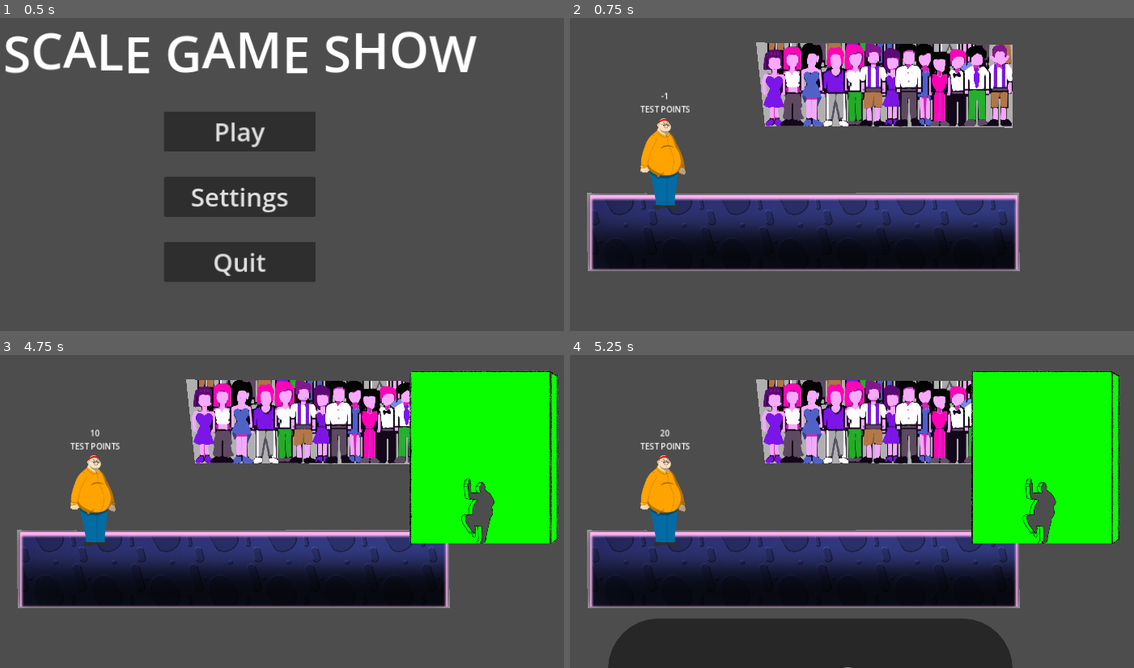
Above: before the commit, frames 1-4 (two rows, left to right).
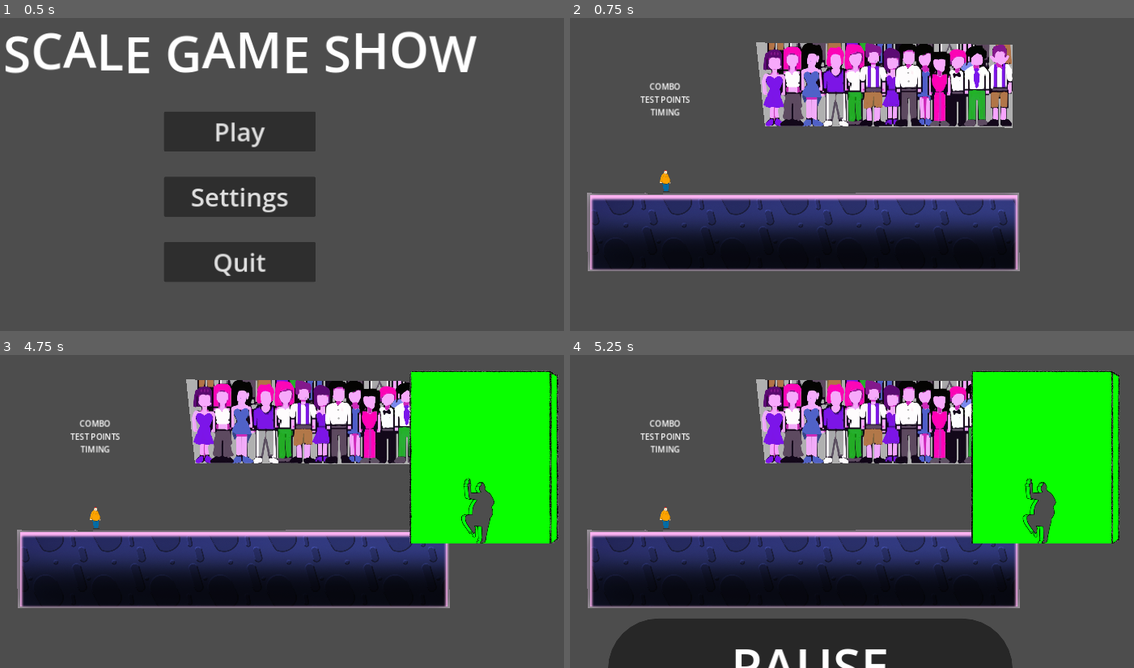
Above: after the commit, the same moments.

Repository: onegm/Scale-Game-Show
Game: Godot game, scene res://UI/main_menu/menu_screen.tscn
The game is run twice, just before and just after one commit, with the same random seed, the same clock (stepped at 60 frames per second) and the same inputs.
Inputs:
- Up to frame 1 (0.5 s): no input
- Up to frame 2 (0.75 s): click "Play" at 0.5 s
- Up to frame 3 (4.75 s): tap Enter at 1.25 s; hold Right (pose_right) 1.28-2.03 s; tap A (look_left) at 1.35, 2.3, 2.85, 3.8, 4.35 s; tap D (look_right) at 1.55, 2.1, 3.05, 3.6, 4.55 s; hold Down (pose_down) 2.03-2.78 s; hold Right (pose_right) 2.78-3.53 s; hold Up (pose_up) 3.53-4.28 s; hold Left (pose_left) from 4.28 s (still down)
- Up to frame 4 (5.25 s): keep holding Left (pose_left); tap Escape (pause_game) at 4.9 s; tap D (look_right) at 5.1 s

Frame 1 is identical in both runs. In frame 2, 1.7% of the frame differs, in the area x 12-22%, y 20-62%; in frame 3, 1.8%; in frame 4, 2.5%, in the area x 12-57%, y 20-100%.

Commit message:
Now use postureDTO on player script

Diff:
--- a/UI/pause_menu/pause_menu.gd
+++ b/UI/pause_menu/pause_menu.gd
@@ -21,3 +21,7 @@
 func _on_close_btn_pressed() -> void:
 	get_tree().paused = false
 	move_down()
+
+func _on_exit_btn_pressed() -> void:
+	get_tree().paused = false
+	get_tree().call_deferred("change_scene_to_file", "res://UI/main_menu/menu_screen.tscn")
--- a/UI/pause_menu/pause_menu.tscn
+++ b/UI/pause_menu/pause_menu.tscn
@@ -40,7 +40,7 @@
 anchor_bottom = 1.0
 grow_horizontal = 2
 grow_vertical = 2
-theme_override_constants/separation = 40
+theme_override_constants/separation = 25
 alignment = 1
 
 [node name="PauseLabel" type="Label" parent="CenterContainer/Panel/VBoxContainer"]
@@ -50,6 +50,14 @@
 horizontal_alignment = 1
 vertical_alignment = 1
 
+[node name="CloseBtn" type="Button" parent="CenterContainer/Panel/VBoxContainer"]
+custom_minimum_size = Vector2(300, 0)
+layout_mode = 2
+size_flags_horizontal = 4
+focus_mode = 0
+theme_override_font_sizes/font_size = 50
+text = "Resume"
+
 [node name="SettingsBtn" type="Button" parent="CenterContainer/Panel/VBoxContainer"]
 custom_minimum_size = Vector2(300, 0)
 layout_mode = 2
@@ -58,18 +66,19 @@
 theme_override_font_sizes/font_size = 50
 text = "Settings"
 
-[node name="CloseBtn" type="Button" parent="CenterContainer/Panel/VBoxContainer"]
+[node name="ExitBtn" type="Button" parent="CenterContainer/Panel/VBoxContainer"]
 custom_minimum_size = Vector2(300, 0)
 layout_mode = 2
 size_flags_horizontal = 4
 focus_mode = 0
 theme_override_font_sizes/font_size = 50
-text = "Close"
+text = "Exit"
 
 [node name="SettingsMenu" parent="." instance=ExtResource("2_3ctr5")]
 layout_mode = 1
 offset_top = 720.0
 offset_bottom = 720.0
 
+[connection signal="pressed" from="CenterContainer/Panel/VBoxContainer/CloseBtn" to="." method="_on_close_btn_pressed"]
 [connection signal="pressed" from="CenterContainer/Panel/VBoxContainer/SettingsBtn" to="." method="_on_settings_btn_pressed"]
-[connection signal="pressed" from="CenterContainer/Panel/VBoxContainer/CloseBtn" to="." method="_on_close_btn_pressed"]
+[connection signal="pressed" from="CenterContainer/Panel/VBoxContainer/ExitBtn" to="." method="_on_exit_btn_pressed"]
--- a/UI/settings_menu/settings_menu.tscn
+++ b/UI/settings_menu/settings_menu.tscn
@@ -69,7 +69,7 @@
 size_flags_horizontal = 4
 focus_mode = 0
 theme_override_font_sizes/font_size = 50
-text = "Close"
+text = "Back"
 
 [connection signal="drag_ended" from="CenterContainer/Panel/VBoxContainer/MainAudioSlider" to="." method="_on_h_slider_drag_ended"]
 [connection signal="pressed" from="CenterContainer/Panel/VBoxContainer/CloseBtn" to="." method="_on_close_btn_pressed"]
--- a/player/player.gd
+++ b/player/player.gd
@@ -1,7 +1,6 @@
 extends Area2D
 
-# x: size , y: look_dir, z: pose
-var player_state := Vector3i(1, 0, 0)
+var player_state := PostureDTO.new(PostureDTO.SIZE.MEDIUM,PostureDTO.DIRECTION.CENTER,PostureDTO.POSTURE.IDLE)
 var point_counter : int = 0
 var combo_meter : int = 0
 var last_pose_timer : int = -1
@@ -12,50 +11,53 @@
 	SignalBus.wall_hit.connect(on_wall_hit)
 
 func _physics_process(_delta: float) -> void:
-	$ComboLabel.set_text(str(last_pose_timer))
-	if last_pose_timer == -1 || last_pose_timer > 999:
+	#$ComboLabel.set_text(str(last_pose_timer))
+	if last_pose_timer == -1 || last_pose_timer >= 500:
 		return
 	last_pose_timer += 1
 
 func _unhandled_input(_event: InputEvent) -> void:
-	var ready_pose := false
-	player_state.x = int(Input.get_axis("size_down", "size_up"))
-	player_state.y = int(Input.get_axis("look_left", "look_right"))
-	player_state.z = 0
+	var size_input := int(Input.get_axis("size_down", "size_up"))
+	var dir_input := int(Input.get_axis("look_left", "look_right"))
+	player_state.posture = PostureDTO.POSTURE.IDLE
 
-	if player_state.y != 0:
+	if dir_input != 0:
 		if Input.is_action_pressed("pose_down"):
-			player_state.z = 4
+			player_state.posture = PostureDTO.POSTURE.CROUCH
 		if Input.is_action_pressed("pose_up"):
-			player_state.z = 1
+			player_state.posture = PostureDTO.POSTURE.POINT
 		if Input.is_action_pressed("pose_left"):
-			player_state.z = 2
+			player_state.posture = PostureDTO.POSTURE.WAVE
 		if Input.is_action_pressed("pose_right"):
-			player_state.z = 3
-		if last_pose != player_state.z:
+			player_state.posture = PostureDTO.POSTURE.FIGHT
+
+		if player_state.posture == PostureDTO.POSTURE.IDLE:
+			player_state.posture = PostureDTO.POSTURE.READY
+		if last_pose != player_state.posture:
 			pose_hit()
-		if player_state.z == 0:
-			ready_pose = true
 
-	scale = Vector2(1 + (0.5 * player_state.x), 1 + (0.5 * player_state.x))
-	$Sprite2D.flip_h = (player_state.y != -1)
-	$Sprite2D.texture = load("res://player/%s.png" % num_to_file(player_state.z)) if !ready_pose else load("res://player/Ready.png")
-	last_pose = int(player_state.z)
+	scale = Vector2(1 + (0.35 * size_input), 1 + (0.35 * size_input))
+	$Sprite2D.flip_h = (dir_input != -1)
+	$Sprite2D.texture = load("res://player/%s.png" % num_to_file(player_state.posture))
+	last_pose = int(player_state.posture)
+
+	player_state.size = (size_input + 1) as PostureDTO.SIZE
+	player_state.direction = abs(dir_input) + (1 if dir_input > 0 else 0)
 
 func on_wall_hit(wall_pose : PostureDTO) -> void:
-	if last_pose_timer < 50:
+	if last_pose_timer <= 50:
 		score = "Perfect"
-	elif last_pose_timer < 100:
+	elif last_pose_timer <= 100:
 		score = "Great"
 	else:
 		score = "Normal"
 
-	if wall_pose.size == (player_state.x + 1) && wall_pose.direction == abs(player_state.y) + (1 if player_state.y > 0 else 0) && wall_pose.posture == player_state.z+1:
+	if wall_pose.equals(player_state):
 		point_counter += 1
 		combo_meter += 1
-		$PointsLabel.set_text(score)
-		#$PointsLabel.set_text(str(point_counter))
-		#$ComboLabel.set_text(str("x", combo_meter))
+		$TimingLabel.set_text(score)
+		$PointsLabel.set_text(str(point_counter))
+		$ComboLabel.set_text(str("x", combo_meter))
 		$Anim.play("right_pose")
 	else:
 		$PointsLabel.set_text("Miss")
@@ -65,15 +67,16 @@
 func pose_hit():
 	last_pose_timer = 0
 
-# IDLE, READY, POINT, WAVE, FIGHT, CROUCH
 func num_to_file(pose_num : int) -> String:
 	match pose_num:
-		1:
+		PostureDTO.POSTURE.CROUCH:
+			return "Crouch"
+		PostureDTO.POSTURE.POINT:
 			return "Point"
-		2:
+		PostureDTO.POSTURE.WAVE:
 			return "Wave"
-		3:
+		PostureDTO.POSTURE.FIGHT:
 			return "Fight"
-		4:
-			return "Crouch"
+		PostureDTO.POSTURE.READY:
+			return "Ready"
 	return "Idle"
--- a/player/player.tscn
+++ b/player/player.tscn
@@ -79,9 +79,9 @@
 
 [node name="Sprite2D" type="Sprite2D" parent="."]
 material = SubResource("ShaderMaterial_lhoqo")
-position = Vector2(0, -67)
+position = Vector2(0, -120)
+scale = Vector2(0.24, 0.24)
 texture = ExtResource("4_7uhqf")
-offset = Vector2(0, -303)
 flip_h = true
 
 [node name="Collision" type="CollisionShape2D" parent="."]
@@ -90,18 +90,26 @@
 
 [node name="PointsLabel" type="Label" parent="."]
 offset_left = -51.0
-offset_top = -205.0
+offset_top = -224.0
 offset_right = 47.0
-offset_bottom = -182.0
+offset_bottom = -201.0
 text = "TEST POINTS"
 horizontal_alignment = 1
 
 [node name="ComboLabel" type="Label" parent="."]
 offset_left = -51.0
-offset_top = -231.0
+offset_top = -250.0
 offset_right = 47.0
-offset_bottom = -208.0
+offset_bottom = -227.0
 text = "COMBO"
+horizontal_alignment = 1
+
+[node name="TimingLabel" type="Label" parent="."]
+offset_left = -51.0
+offset_top = -199.0
+offset_right = 47.0
+offset_bottom = -176.0
+text = "TIMING"
 horizontal_alignment = 1
 
 [node name="Anim" type="AnimationPlayer" parent="."]
